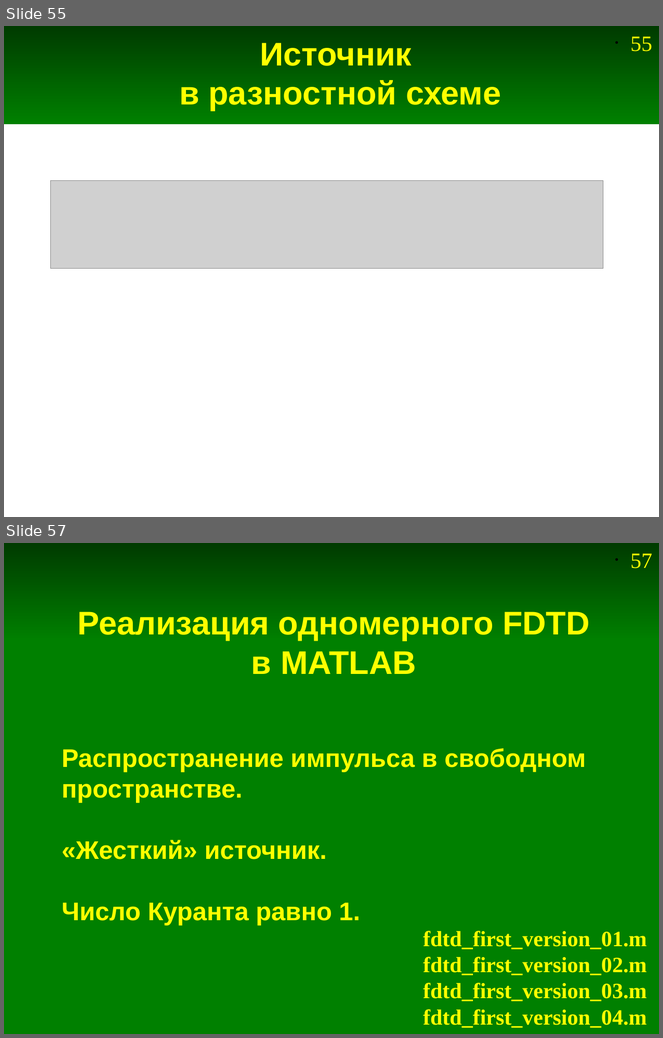
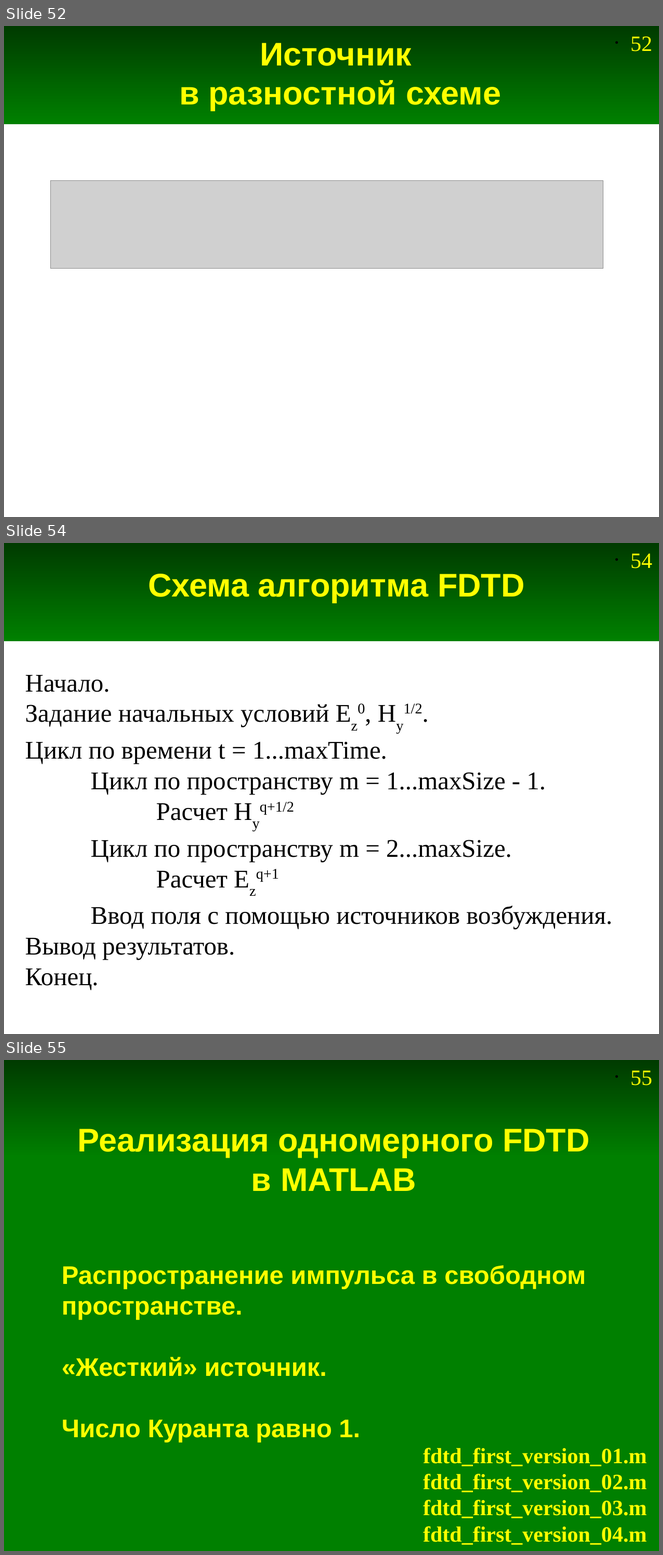
Before and after one commit to andris0147sv/modelling, a slide deck: presentations/2. FDTD.odp. Shown one above the other, each under a label of ours: slides 55 and 57 before the commit, slides 52, 54 and 55 after it; the slides between them are not shown. The pictures are 663x1038 and 663x1555 pixels, drawn with LibreOffice and Linux fonts; fonts in the diff are those of the drawing; grey boxes stand for pictures. Boxes give left, top, right and bottom in pixels: in the first picture for what was removed or moved away, otherwise in the second. Text is boxed around its words. In the diff, an @@ line names an element or a change of style, - is before the commit and + after.

```diff
--- a/presentations/2. FDTD.odp
+++ b/presentations/2. FDTD.odp
@@ slide 54 added at (4, 543, 659, 1034), background #FFFFFF; not listed: 2 template elements that a slide beside it also shows @@
@@ title added at (148, 574, 525, 603), 36 pt, text #FFFF00, bold @@
+Схема алгоритма FDTD
@@ text added at (25, 675, 612, 991), 28 pt, text #000000 @@
+Начало.
+Задание начальных условий Ez0, Hy1/2.
+Цикл по времени t = 1...maxTime.
+Цикл по пространству m = 1...maxSize - 1.
+Расчет Hyq+1/2
+Цикл по пространству m = 2...maxSize.
+Расчет Ezq+1
+Ввод поля с помощью источников возбуждения.
+Вывод результатов.
+Конец.
@@ what was slide 55 is now slide 52 @@
@@ page number at (631, 36, 652, 51): text changed @@
-• 55
+• 52
@@ what was slide 57 is now slide 55 @@
@@ page number at (631, 1070, 652, 1085): text changed @@
-• 57
+• 55
```
Also in this commit, not shown: 4 slides changed, 3 slides removed, 1 other file.
